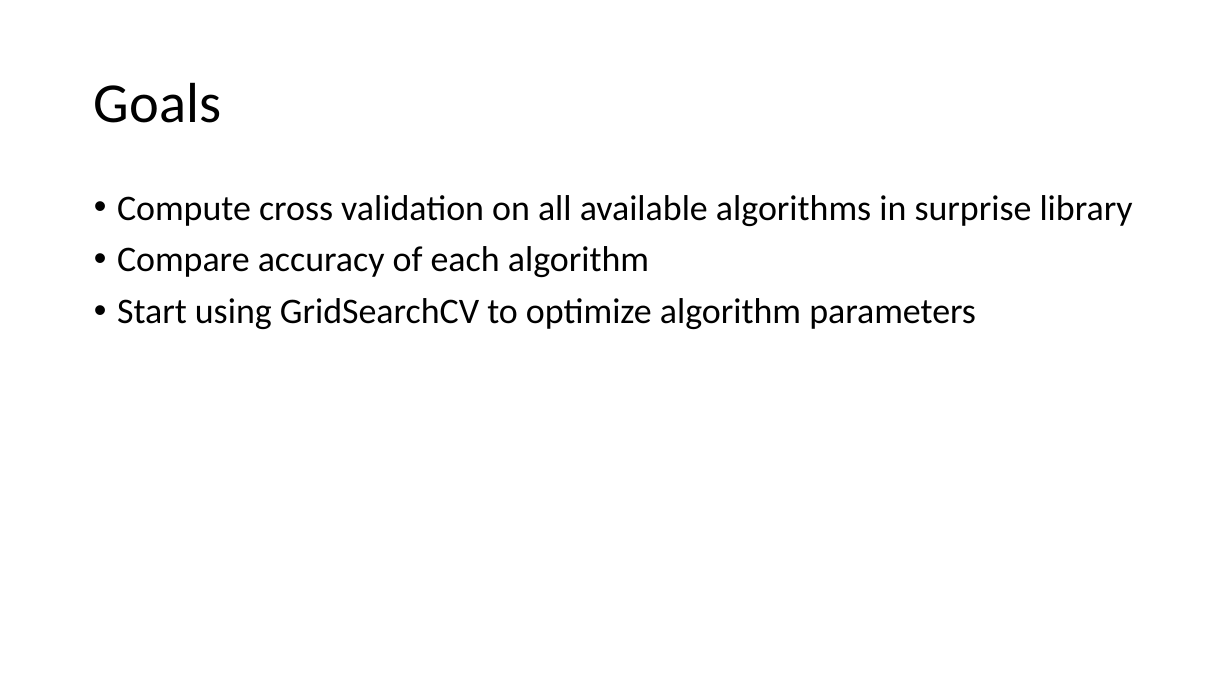
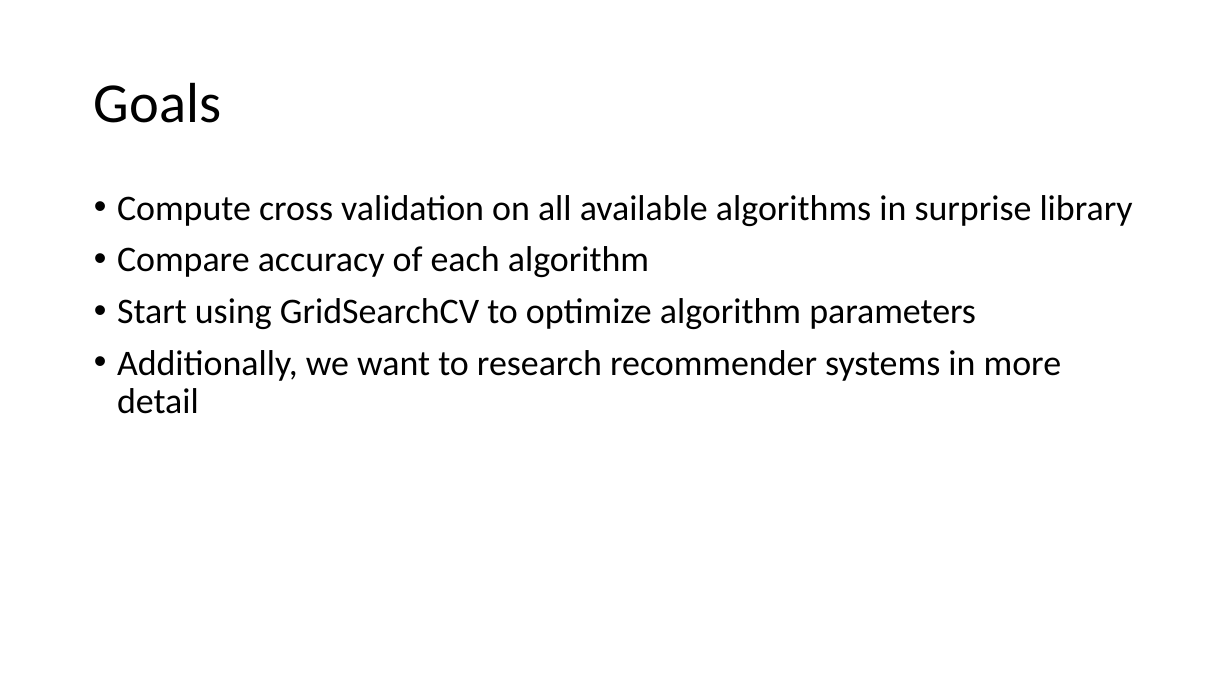
Before and after one commit to meherunabi/UM_Project_P1, a slide deck: slide 3 of Weekly Updates/Aug 30.pptx. Drawn at 1232x693 pixels with LibreOffice and Linux fonts; fonts in the diff are those of the drawing. Boxes give left, top, right and bottom in pixels: in the first picture for what was removed or moved away, otherwise in the second. Text is boxed around its words. In the diff, an @@ line names an element or a change of style, - is before the commit and + after.

```diff
--- a/Weekly Updates/Aug 30.pptx
+++ b/Weekly Updates/Aug 30.pptx
@@ text at [117, 350, 1061, 414]: paragraph added @@
+• Additionally, we want to research recommender systems in more detail
```
